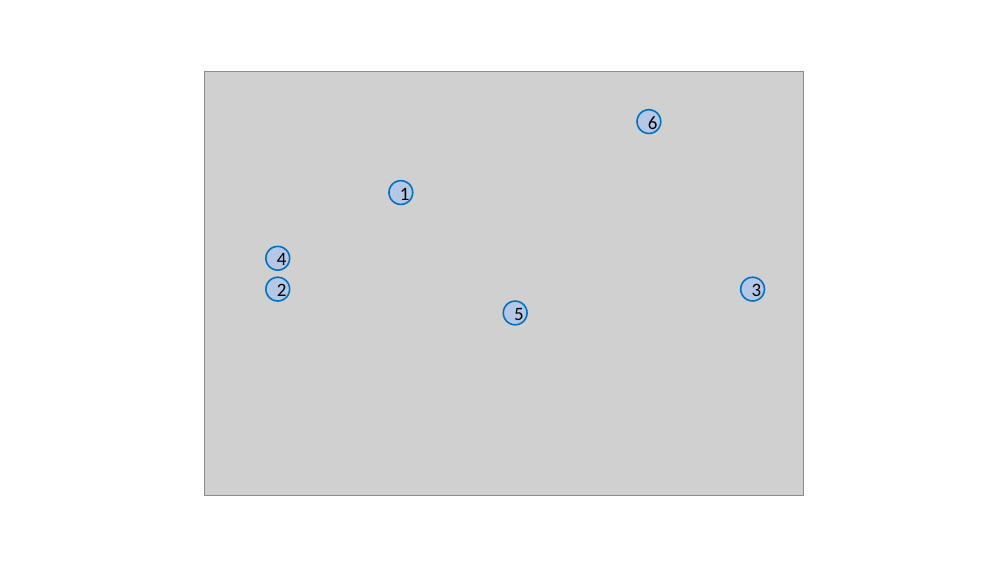
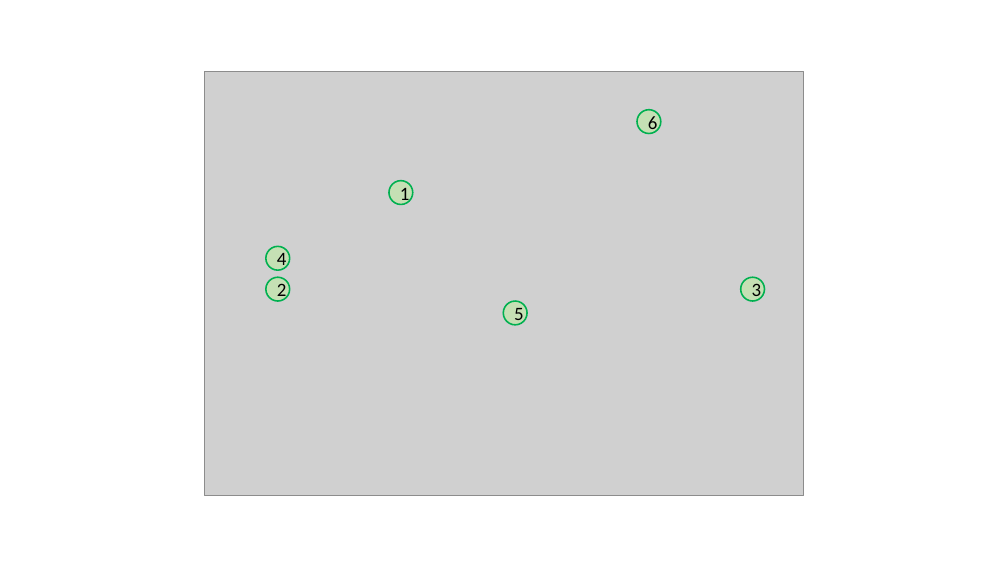
Before and after one commit to Beatrizaiza/DV-Projekt, a slide deck: slide 2 of 3_Dokumentation/Handbuch/images/Bilder für Handbuch.pptx. Drawn at 1008x567 pixels with LibreOffice and Linux fonts; fonts in the diff are those of the drawing; grey boxes stand for pictures. Boxes give left, top, right and bottom in pixels: in the first picture for what was removed or moved away, otherwise in the second. Text is boxed around its words. In the diff, an @@ line names an element or a change of style, - is before the commit and + after.

```diff
--- a/3_Dokumentation/Handbuch/images/Bilder für Handbuch.pptx
+++ b/3_Dokumentation/Handbuch/images/Bilder für Handbuch.pptx
@@ fill #B4C7E7 to #C5E0B4; outline #0070C0 1.5 pt to #00B050 1.5 pt in 6 elements at box(389, 181, 413, 204), box(266, 278, 290, 301), box(741, 278, 765, 301), box(266, 247, 290, 270), box(504, 301, 527, 324), box(637, 110, 661, 133) @@
```
Also in this commit, not shown: 3 other slides changed, 4 slides added, 1 slide removed, 1 other file.
